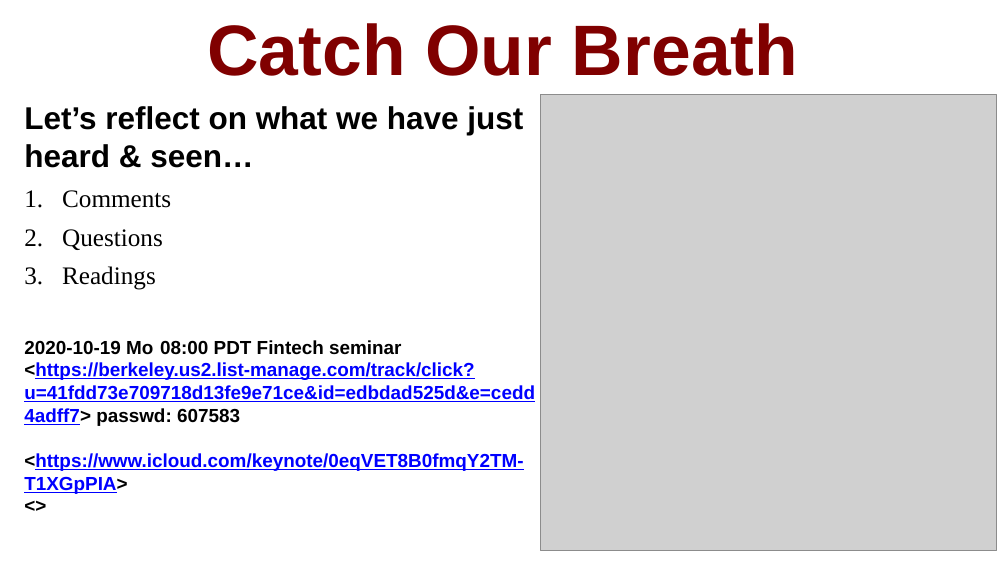
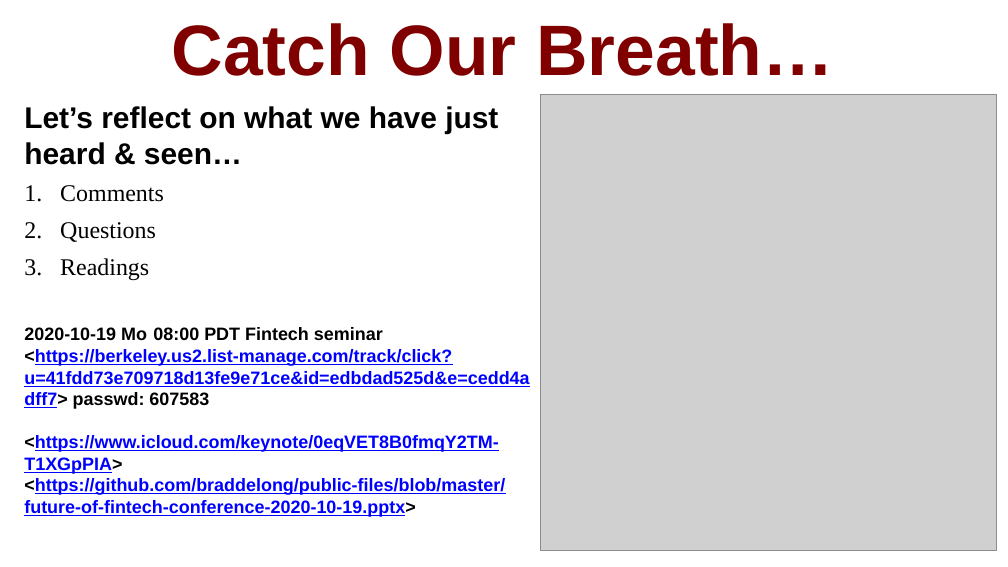
Before and after one commit to braddelong/public-files, a slide deck: slide 23 of future-of-fintech-conference-2020-10-19.pptx (slide 5 before the commit). Drawn at 1008x567 pixels with LibreOffice and Linux fonts; fonts in the diff are those of the drawing; grey boxes stand for pictures. Boxes give left, top, right and bottom in pixels: in the first picture for what was removed or moved away, otherwise in the second. Text is boxed around its words. In the diff, an @@ line names an element or a change of style, - is before the commit and + after.

Commit message:
future of fintech

```diff
--- a/future-of-fintech-conference-2020-10-19.pptx
+++ b/future-of-fintech-conference-2020-10-19.pptx
@@ title at box(172, 23, 833, 76): text changed @@
-Catch Our Breath
+Catch Our Breath…
@@ text at box(24, 106, 529, 474): size 60 to 57 pt in "Let’s reflect on what we have just ..."; size 48 to 45.6 pt in "Comments", "Questions", "Readings"; size 36 to 34.2 pt in "2020-10-19 Mo 08:00 PDT Fintech seminar <https://berkeley.us ...", "<https://www.icloud.com/keynote/0eqVET8B0fmqY2TM-T1XGpPIA>"; less space between paragraphs; indent changed @@
@@ text at box(24, 478, 505, 517): text changed; size 36 to 34.2 pt; text colour #000000 to #0000FF @@
-<>
+<https://github.com/braddelong/public-files/blob/master/future-of-fintech-conference-2020-10-19.pptx>
```
Also in this commit, not shown: 1 other slide changed, 18 slides added, 1 other file.
